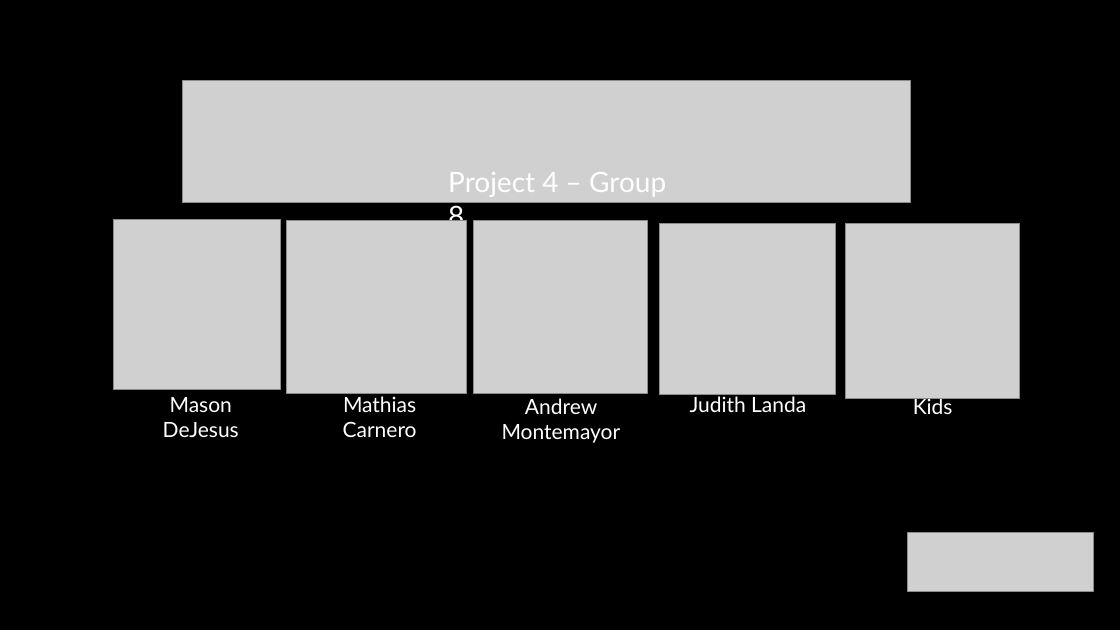
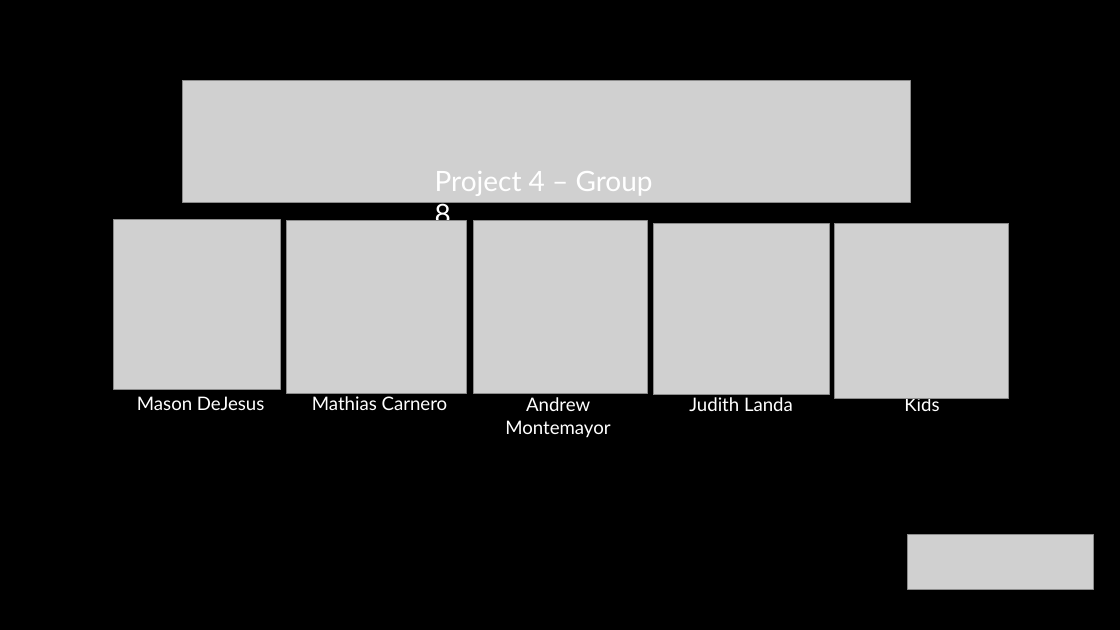
Before and after one commit to ajmonte0920/BootCamp24-project-4-group-08, a slide deck: slide 2 of Project 4_Group 8_Slide Deck.pptx. Drawn at 1120x630 pixels with LibreOffice and Linux fonts; fonts in the diff are those of the drawing; grey boxes stand for pictures. Boxes give left, top, right and bottom in pixels: in the first picture for what was removed or moved away, otherwise in the second. Text is boxed around its words. In the diff, an @@ line names an element or a change of style, - is before the commit and + after.

Commit message:
BootCamp24-project-4-group-08

```diff
--- a/Project 4_Group 8_Slide Deck.pptx
+++ b/Project 4_Group 8_Slide Deck.pptx
@@ text "Project 4 – Group 8": place and size @@
-text "Project 4 – Group 8" at <box>448,172,666,221</box>
+text "Project 4 – Group 8" at <box>435,171,653,221</box>
@@ picture: place and size @@
-picture at <box>660,223,835,395</box>
+picture at <box>654,223,829,395</box>
@@ picture: place and size @@
-picture at <box>845,223,1019,398</box>
+picture at <box>835,223,1009,398</box>
@@ size 18 to 16 pt in 5 elements at <box>689,397,793,411</box>, <box>904,395,939,411</box>, <box>505,397,610,438</box>, <box>137,396,264,410</box>, <box>312,396,448,410</box> @@
@@ text "Kids": place and size @@
-text "Kids" at <box>913,396,953,414</box>
+text "Kids" at <box>904,395,939,411</box>
```
Also in this commit, not shown: 9 other slides changed, 2 slides removed, 6 other files.
